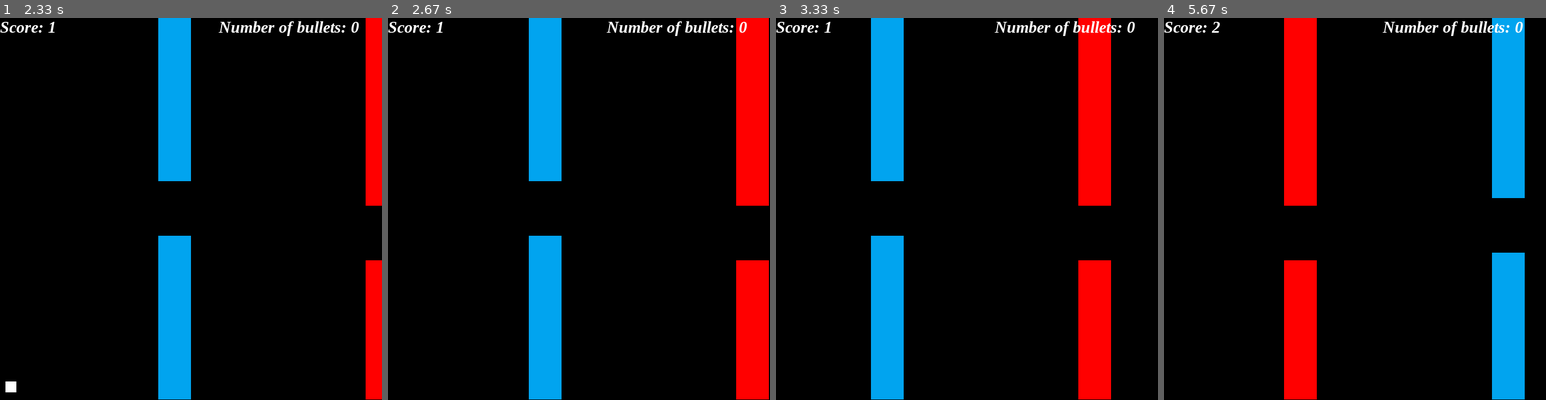
Above: before the commit, frames 1-4 (left to right).
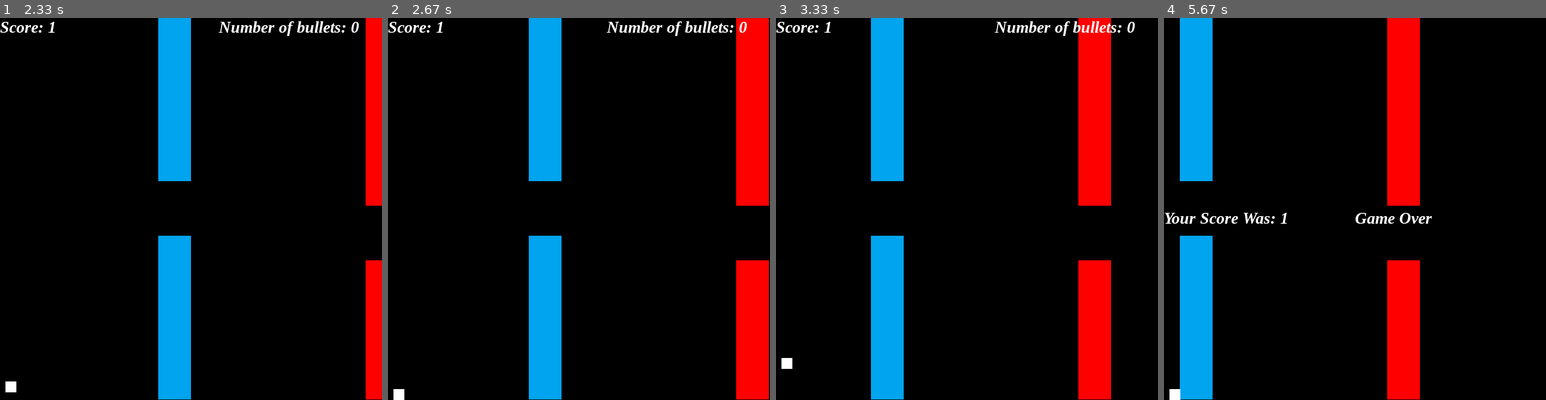
Above: after the commit, the same moments.

Repository: Owills/Pygame
Game: pygame game, started from day #8.py
The game is run twice, just before and just after one commit, with the same random seed, the same clock (stepped at 60 frames per second) and the same inputs.
Inputs:
- Up to frame 1 (2.33 s): hold Right 0.33-0.8 s; hold Up 0.83-1.13 s; tap Space at 0.9, 1.23, 1.53, 1.73, 2.03, 2.3 s; hold Right 1.17-1.63 s; hold Left 1.67-2.2 s; hold Down from 2.23 s (still down)
- Up to frame 2 (2.67 s): release Down at 2.53 s; hold Left from 2.57 s (still down); tap Space at 2.63 s
- Up to frame 3 (3.33 s): tap Space at 2.93, 3.07 s; release Left at 2.97 s; hold Up from 3 s (still down)
- Up to frame 4 (5.67 s): release Up at 3.37 s; hold Right 3.4-4.03 s; tap Space at 3.47, 3.77, 4.13 s; hold Down 4.07-4.43 s

Frame 1 is identical in both runs. In frame 2, less than 0.1% of the frame differs, in the area x 1-5%, y 97-100%; in frame 3, less than 0.1%; in frame 4, 30%, in the area x 0-95%, y 0-100%.

Commit message:
Update day #8.py

Diff:
--- a/day #8.py
+++ b/day #8.py
@@ -223,6 +223,10 @@
         w2visible = True
 
 
+    if playery < 0:
+        playery = 0
+    if playery > screenh-20:
+        playery = screenh-20
 
     font = pygame.font.SysFont('Times new roman', 30, True, True)
     text = font.render('Score: ' + str(score), True,white)
